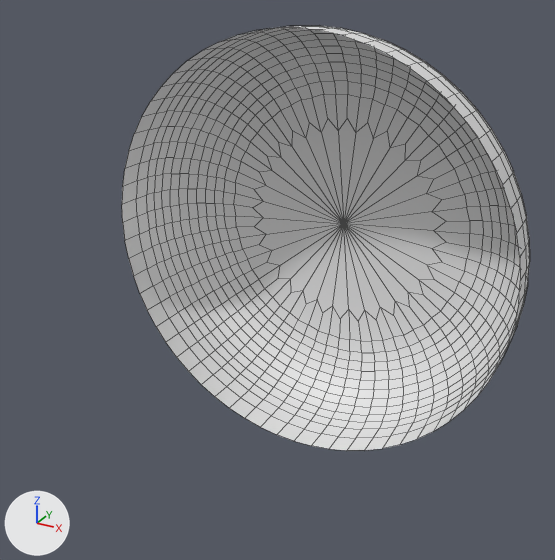
The FBX model Nordex Game/Assets/Models/Button.fbx: old version first, new version second.
Camera for both pictures: a camera (50 mm lens) standing at (0.274, -0.683, 0.241) and looking at (-0.006, -0.174, -0.013). The axes (+X, +Y, +Z) are drawn at lower left. The lights are the same throughout. Mesh edges are drawn as thin lines. Where no turn or scale is listed for an object, it has been applied to the vertices.

In view in the first picture: 'Button'.
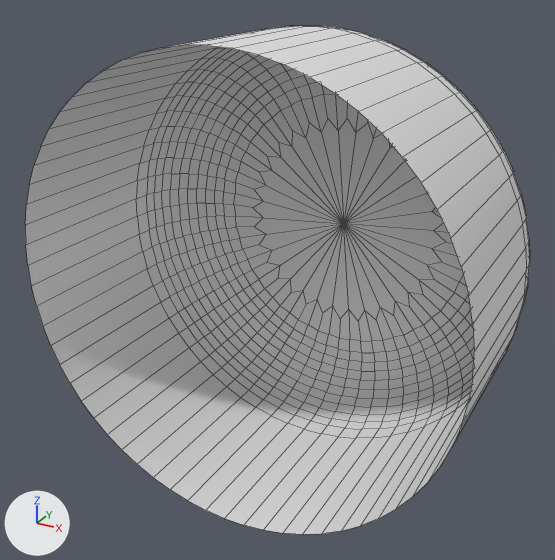
The change in detail:
me_cylinder_002 has 897 vertices, 864 faces and spans x -0.183..0.183, y -0.153..-0.056, z -0.183..0.183.
me_cylinder_002 is used by ob_button; location (0.0, 0.0, 0.0).
me_cylinder_002 part 1: all 64 vertices in x -0.183..0.183, y -0.153, z -0.183..0.183 are moved by (0.0, -0.12, 0.0).

Where the change shows, as pixel boxes [x1, y1, x2, y2] in the pictures (555 x 560 px; the box of a moved part takes in the faces that stretch with it):
'Button', reshaped (24% wider, 19% taller)
    before: [122, 26, 530, 451]
    after: [25, 26, 530, 534]
part 1 of me_cylinder_002, moved or reshaped
    before: [122, 26, 526, 451]
    after: [25, 26, 526, 534]
